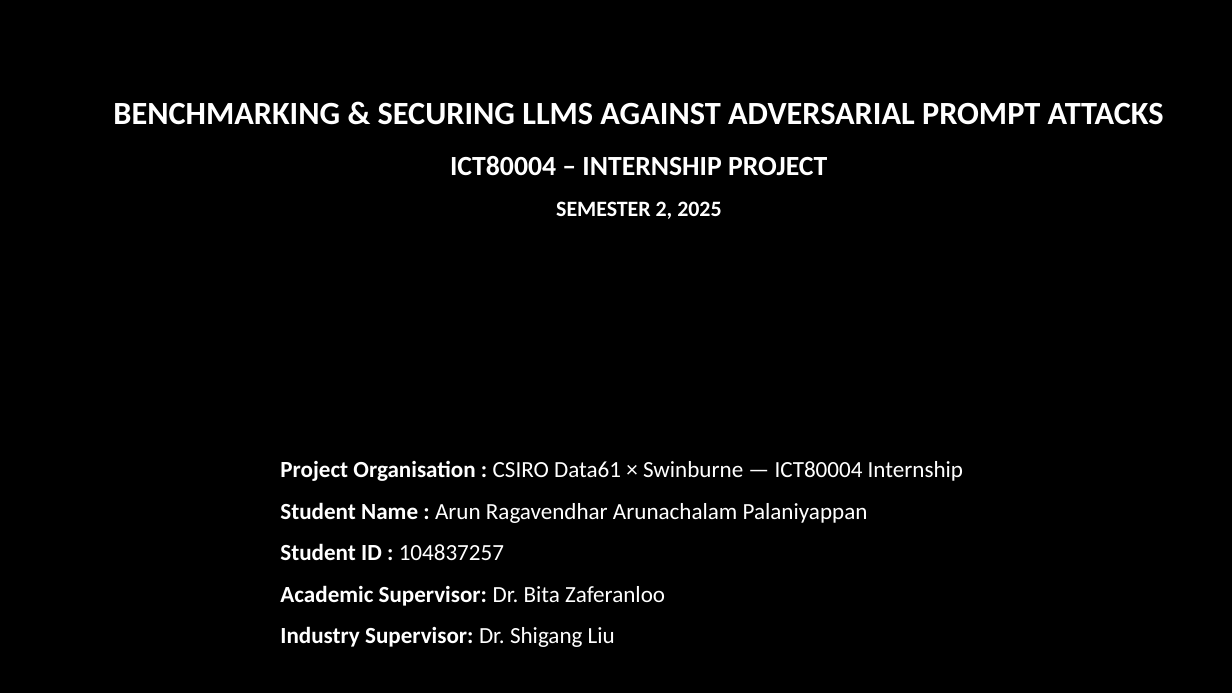
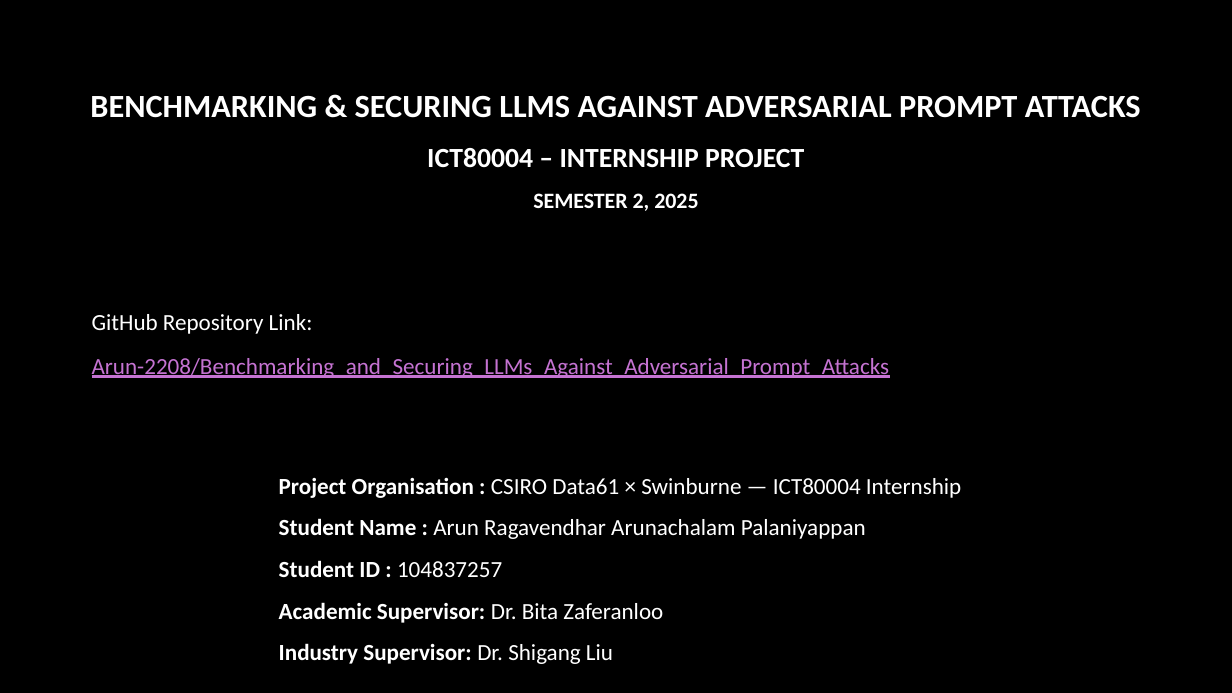
Before and after one commit to Arun-2208/Semester_4_CodeWork_and_CourseWork-, a slide deck: slide 1 of ICT80004-Internship_Project/FINAL PRESENTATION/ICT80004-Final_Project_Presentation_Arun_104837257.pptx. Drawn at 1232x693 pixels with LibreOffice and Linux fonts; fonts in the diff are those of the drawing; background and template pictures are left out. Boxes give left, top, right and bottom in pixels: in the first picture for what was removed or moved away, otherwise in the second. Text is boxed around its words. In the diff, an @@ line names an element or a change of style, - is before the commit and + after.

```diff
--- a/ICT80004-Internship_Project/FINAL PRESENTATION/ICT80004-Final_Project_Presentation_Arun_104837257.pptx
+++ b/ICT80004-Internship_Project/FINAL PRESENTATION/ICT80004-Final_Project_Presentation_Arun_104837257.pptx
@@ title "BENCHMARKING & SECURING LLMS AGAINST ..." moved from (x1=113, y1=102, x2=1164, y2=219) to (x1=90, y1=95, x2=1141, y2=211) @@
@@ text added at (x1=92, y1=314, x2=313, y2=334), 18 pt, text #FFFFFF @@
+GitHub Repository Link:
@@ text added at (x1=92, y1=358, x2=890, y2=378), 18 pt, text #C573D2, underline @@
+Arun-2208/Benchmarking_and_Securing_LLMs_Against_Adversarial_Prompt_Attacks
@@ text "Project Organisation : CSIRO Data61 ..." moved from (x1=280, y1=461, x2=963, y2=647) to (x1=279, y1=477, x2=961, y2=664) @@
```
Also in this commit, not shown: 2 other slides changed, 3 other files.
